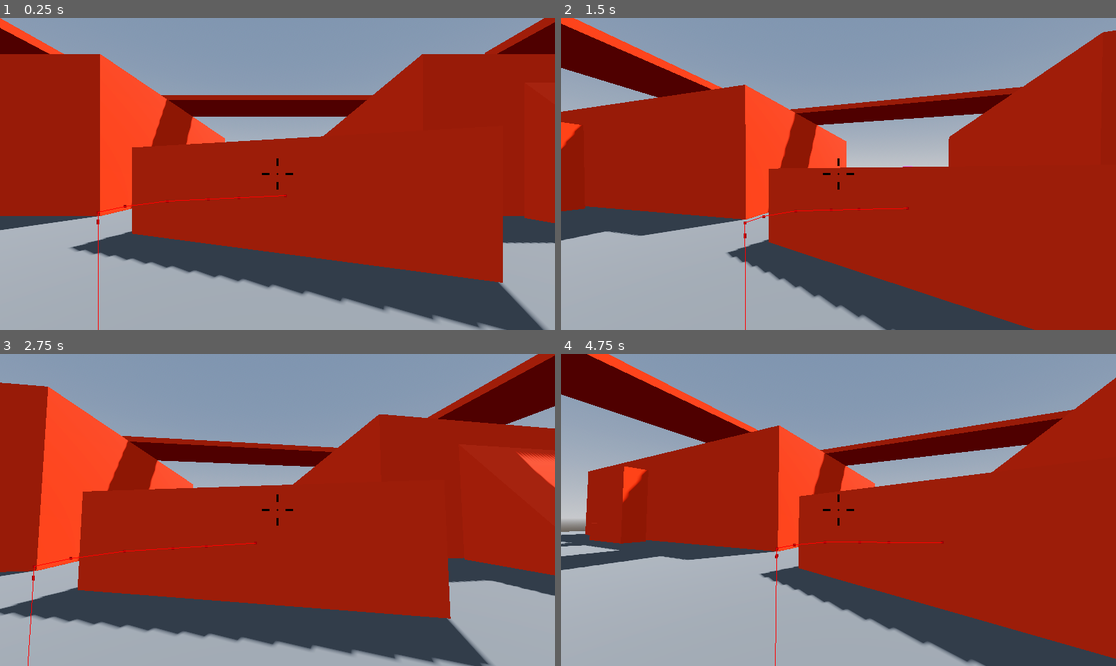
Above: before the commit, frames 1-4 (two rows, left to right).
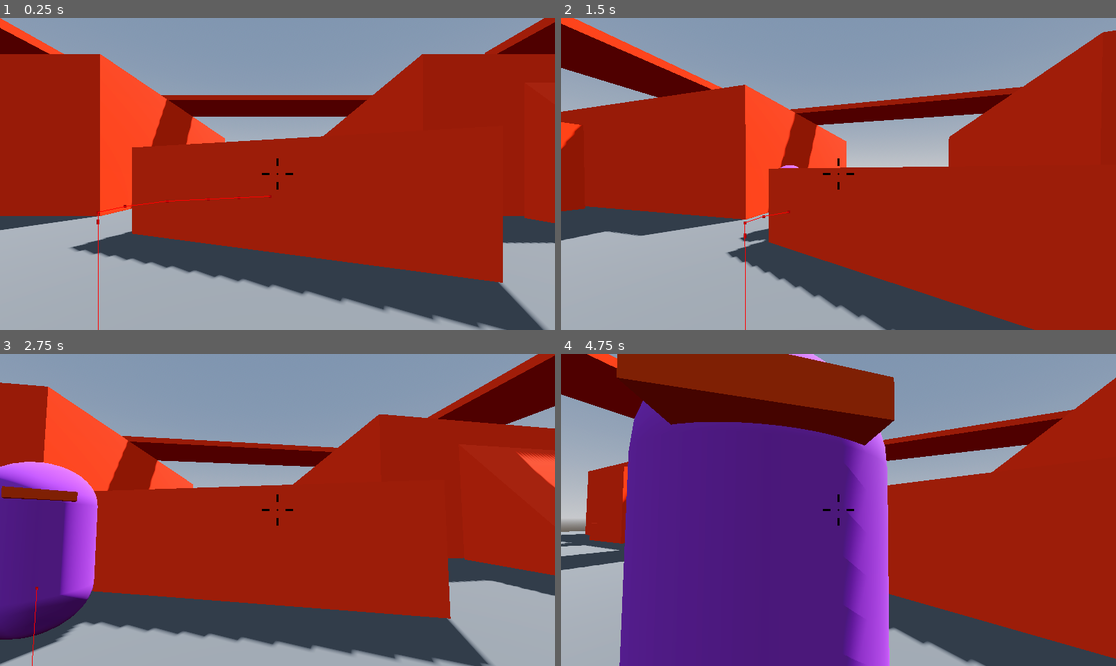
Above: after the commit, the same moments.

Repository: SpookyUboa/robo-rampage
Game: Godot game, scene res://Levels/Sandbox.tscn
The game is run twice, just before and just after one commit, with the same random seed, the same clock (stepped at 60 frames per second) and the same inputs.
Inputs (mouse positions are in pixels of both pictures, inside the frame that each line leads up to):
- Up to frame 1 (0.25 s): no input
- Up to frame 2 (1.5 s): tap Enter (ui_accept) at 0.5, 0.6, 0.77, 1.07, 1.35 s; move the mouse to (866, 174) at 0.52 s; hold Up (ui_up) from 0.53 s (still down); move the mouse to (810, 174) at 1.27 s
- Up to frame 3 (2.75 s): keep holding Up (ui_up); tap Enter (ui_accept) at 1.52, 1.82, 2.1 s; move the mouse to (288, 503) at 2.02 s
- Up to frame 4 (4.75 s): keep holding Up (ui_up); move the mouse to (832, 516) at 2.77 s; tap Enter (ui_accept) at 2.85, 3.02, 3.32, 3.6, 3.77, 4.07, 4.35, 4.52 s; move the mouse to (877, 513) at 3.52 s; move the mouse to (794, 506) at 4.27 s

The runs differ from the first frame. In frame 1, less than 0.1% of the frame differs, in the area x 48-52%, y 56-58%; in frame 2, 0.2%; in frame 3, 9.5%; in frame 4, 46%, in the area x 5-100%, y 0-100%.

Commit message:
Enemy aggro and attack ranges

Diff:
--- a/Enemy/Enemy.gd
+++ b/Enemy/Enemy.gd
@@ -1,11 +1,15 @@
 extends CharacterBody3D
 
 
-const SPEED = 5.0
+const SPEED = 3.0
 const JUMP_VELOCITY = 4.5
+
+@export var attack_range := 1.5
 
 var gravity: float = ProjectSettings.get_setting("physics/3d/default_gravity")
 var player
+var provoked := false
+var aggro_range := 12.0
 
 @onready var navigation_agent_3d: NavigationAgent3D = $NavigationAgent3D
 
@@ -22,17 +26,32 @@
 	if not is_on_floor():
 		velocity.y -= gravity * delta
 
-	if Input.is_action_just_pressed("ui_accept") and is_on_floor():
-		velocity.y = JUMP_VELOCITY
+	var direction = global_position.direction_to(next_position)
+	var distance = global_position.distance_to(player.global_position)
 
-	var input_dir := Input.get_vector("ui_left", "ui_right", "ui_up", "ui_down")
-	var direction := (transform.basis * Vector3(input_dir.x, 0, input_dir.y)).normalized()
+
+	if distance <= aggro_range:
+		provoked = true
+	else:
+		provoked = false
+
+	if provoked:
+		if distance <= attack_range:
+			print("ATTACKED BY SOME GUY")
+
 
 	if direction:
+		look_at_target(direction)
 		velocity.x = direction.x * SPEED
 		velocity.z = direction.z * SPEED
 	else:
 		velocity.x = move_toward(velocity.x, 0, SPEED)
 		velocity.z = move_toward(velocity.z, 0, SPEED)
 
-#	move_and_slide()
+	if provoked:
+		move_and_slide()
+
+func look_at_target(direction: Vector3) -> void:
+	var adjusted_direction = direction
+	adjusted_direction.y = 0
+	look_at(global_position + adjusted_direction, Vector3.UP, true)
--- a/Enemy/Enemy.tscn
+++ b/Enemy/Enemy.tscn
@@ -7,6 +7,13 @@
 material = ExtResource("2_c35y2")
 
 [sub_resource type="CapsuleShape3D" id="CapsuleShape3D_ahkyo"]
+
+[sub_resource type="StandardMaterial3D" id="StandardMaterial3D_s7ooi"]
+albedo_color = Color(0.905882, 0.282353, 0, 1)
+
+[sub_resource type="BoxMesh" id="BoxMesh_f2pki"]
+material = SubResource("StandardMaterial3D_s7ooi")
+size = Vector3(0.5, 0.1, 0.5)
 
 [node name="Enemy" type="CharacterBody3D"]
 script = ExtResource("1_qdl4w")
@@ -19,3 +26,7 @@
 
 [node name="NavigationAgent3D" type="NavigationAgent3D" parent="."]
 debug_enabled = true
+
+[node name="MeshInstance3D2" type="MeshInstance3D" parent="."]
+transform = Transform3D(1, 0, 0, 0, 1, 0, 0, 0, 1, 0, 0.572, 0.35)
+mesh = SubResource("BoxMesh_f2pki")
Not shown: 1 places in Enemy/Enemy.tscn that only renumber resources
